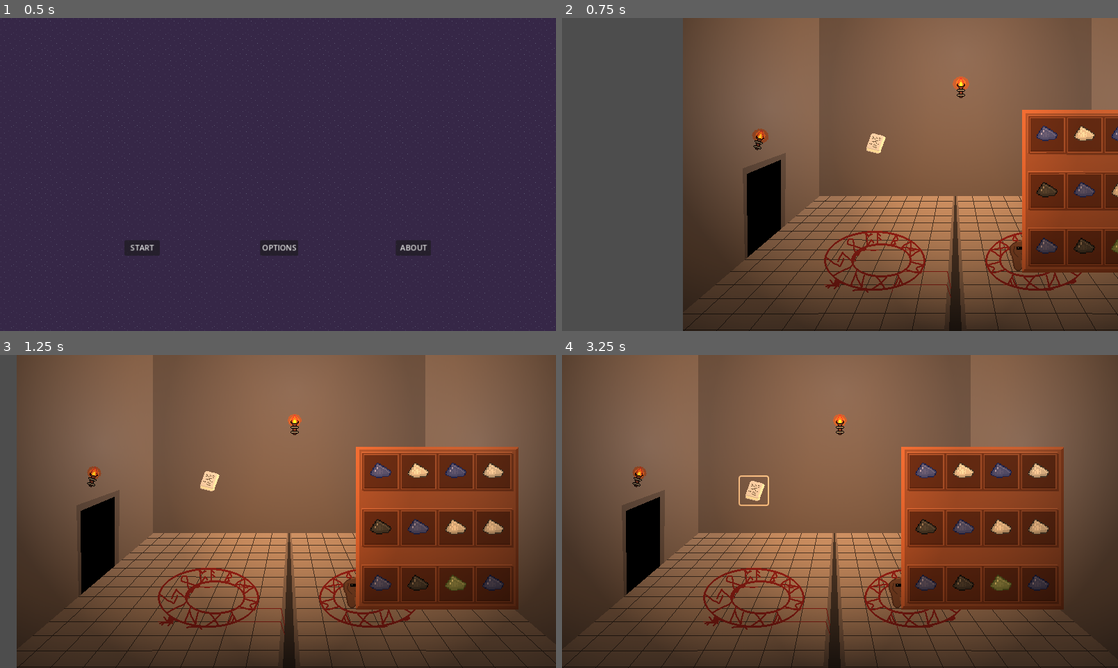
Above: before the commit, frames 1-4 (two rows, left to right).
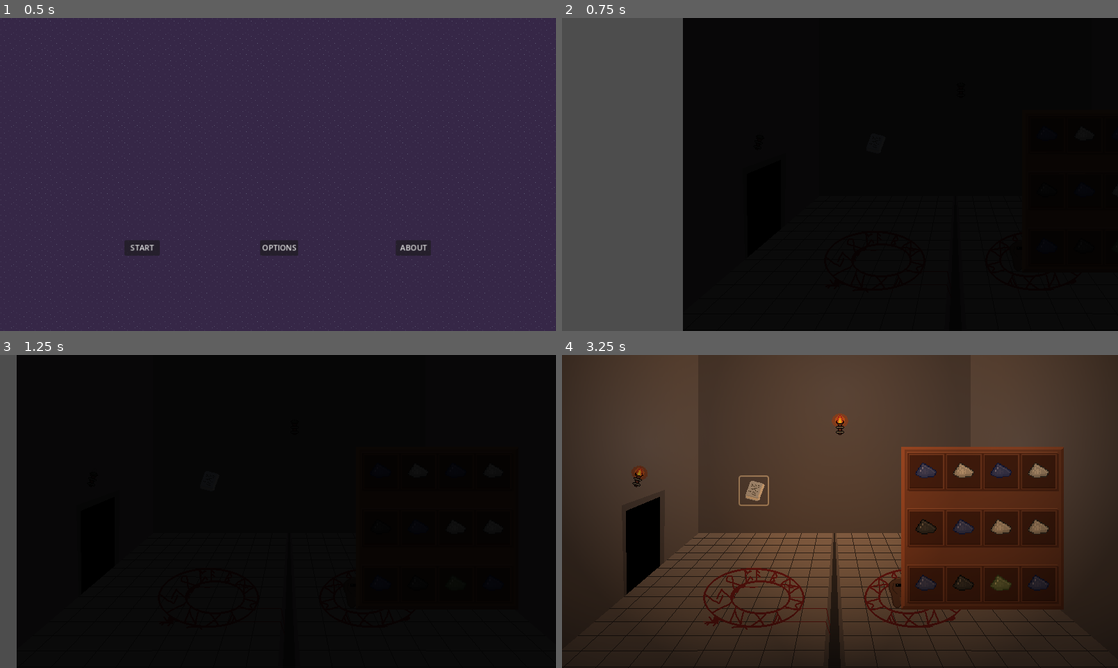
Above: after the commit, the same moments.

Repository: lewis785/ludum-dare-55
Game: Godot game, scene res://scenes/levels/main_menu.tscn
Same seed, same stepped clock (60 frames per second), same inputs: the game is played once before the commit and once after it.
Inputs (mouse positions are in pixels of both pictures, inside the frame that each line leads up to):
- Up to frame 1 (0.5 s): no input
- Up to frame 2 (0.75 s): click "START" at 0.5 s
- Up to frame 3 (1.25 s): no input
- Up to frame 4 (3.25 s): click (773, 480) at 1.25 s; click (756, 483) at 2 s; click (756, 489) at 2.75 s

Frame 1 is identical in both runs. In frame 2, 76% of the frame differs, in the area x 21-100%, y 0-100%; in frame 3, 95%, in the area x 3-100%, y 0-100%; in frame 4, 89%.

Commit message:
FIX Re-added Flickering Lights

Diff:
--- a/scenes/levels/room.gd
+++ b/scenes/levels/room.gd
@@ -2,34 +2,68 @@
 
 class_name Room
 
+@export var max_brightness: int = 6
+@export var flicker : float = 0.2
+@export var flicker_delay: int = 4
+var flicker_ticker : int = 0
+
+var is_setup : bool = false
+var torches =  []
+
+var rng = RandomNumberGenerator.new()
+
 # Called when the node enters the scene tree for the first time.
 func _ready():
-	pass
+
+	for i in range(3):
+		var torch = find_child("Torch" + str(i))
+		torches.append(torch)
+		torch.find_child("TorchAnimation").animation = "notLitFam"
+		torch.find_child("PointLight2D").energy = 0.0
 
 
 # Called every frame. 'delta' is the elapsed time since the previous frame.
 func _process(delta):
-	pass
+	if is_setup:
+		flicker_ticker += 1
+		if flicker_ticker % flicker_delay == 0:
+			for torch in torches:
+				var randTmp = rng.randf_range(-flicker, flicker)
+				torch.find_child("PointLight2D").energy = max_brightness + randTmp
 
-func _setTorchesBrightness(brightness : int, amount : int = 0):
+
+func setup_room(lives=3):
+	_set_torches_brightness(max_brightness,lives)
+	is_setup = true
+	flicker_ticker = 0
+
+func _set_torches_brightness(brightness : int, amount : int = 0):
 		if brightness == 0:
-			for i in range(3):
-				var torch = find_child("Torch" + str(i))
+			for torch in torches:
 				torch.find_child("TorchAnimation").animation = "notLitFam"
 				torch.find_child("PointLight2D").energy = 0.0
 				torch.find_child("Extinguish").play()
+			is_setup = false
 		else:
+			var rng = RandomNumberGenerator.new()
+			var randTmp
 			var torch
 			# Torches are called in odd order due to room order
 			if(amount >= 2):
-				torch = find_child("Torch0")
+				torch = torches[0]
 				torch.find_child("TorchAnimation").animation = "litfam"
-				torch.find_child("PointLight2D").energy = brightness
+				randTmp = rng.randf_range(-flicker, flicker)
+				torch.find_child("PointLight2D").energy = brightness + randTmp
+				torch.find_child("Ignite").play()
 			if(amount >= 1):
-				torch = find_child("Torch1")
+				torch = torches[1]
 				torch.find_child("TorchAnimation").animation = "litfam"
-				torch.find_child("PointLight2D").energy = brightness
+				randTmp = rng.randf_range(-flicker, flicker)
+				torch.find_child("PointLight2D").energy = brightness + randTmp
+				torch.find_child("Ignite").play()
 			if(amount >= 3):
-				torch = find_child("Torch2")
+				torch = torches[2]
 				torch.find_child("TorchAnimation").animation = "litfam"
-				torch.find_child("PointLight2D").energy = brightness
+				randTmp = rng.randf_range(-flicker, flicker)
+				torch.find_child("PointLight2D").energy = brightness + randTmp
+				torch.find_child("Ignite").play()
--- a/scenes/levels/sliding_window.gd
+++ b/scenes/levels/sliding_window.gd
@@ -4,9 +4,6 @@
 @export var cameraSpeed: int
 @export var wizardSpeed: int
 @export var lives: int
-@export var maxBrightness: int
-@export var flicker : float
-@export var flickerDelay: int
 var roomScene = preload("res://scenes/levels/room.tscn")
 
 #var roomInstance1 = roomScene.instantiate()
@@ -36,17 +33,19 @@
 	if(Input.is_key_pressed(KEY_ENTER)):	#UPDATE WHEN BATTLE ENDSS
 		room_instance.find_child("AudioStreamPlayer2D").stop()	#Make sure to call this when battle starts!!!
 		_createNextRoom()
-		#target+=1
 
 func _process(delta):
 	camera_coordinates = camera.get_position()
 	camera.position = camera_coordinates.move_toward(target_coordinates, cameraSpeed*delta)
 	camera.set_position(camera.position)
 
-	if (old_room != null and target_coordinates == camera_coordinates):
-		old_room.queue_free()
-		old_room = null
-	#_createNextRoom()
+	if (target_coordinates == camera_coordinates):
+		if (!room_instance.is_setup):
+			room_instance.setup_room(lives)
+
+		if (old_room != null):
+			old_room.queue_free()
+			old_room = null
 	#if(enableWizard == 1):
 		#roomInstance1.find_child("Node2D").find_child("Path2D").find_child("PathFollow2D").progress+= wizardSpeed*delta
 	#if(enableWizard == 2):
@@ -58,11 +57,11 @@
 	room_instance.position = Vector2(old_room.position.x + 800, 0)
 	add_child(room_instance)
 
-	old_room._setTorchesBrightness(0)
+	old_room._set_torches_brightness(0)
 
 	target_coordinates = Vector2(400+room_instance.position.x, 225)
 
-	room_instance._setTorchesBrightness(10,3)
+	#room_instance._set_torches_brightness(10,3)
 
 
 
--- a/scenes/levels/sliding_window.tscn
+++ b/scenes/levels/sliding_window.tscn
@@ -12,9 +12,6 @@
 cameraSpeed = 300
 wizardSpeed = 300
 lives = 3
-maxBrightness = 6
-flicker = 0.5
-flickerDelay = 20
 
 [node name="Camera2D" type="Camera2D" parent="."]
 position = Vector2(400, 225)
